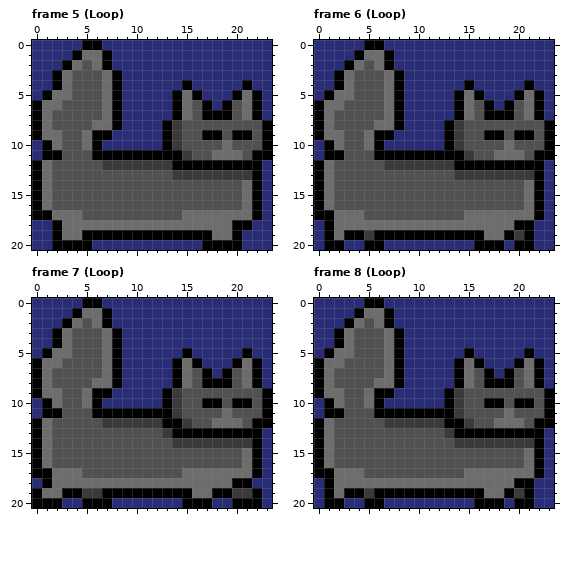
Pixel-art file: c64_katt.aseprite. The picture above is the old version.
24x21 pixels, 8 frames. Shown: frame 5 (Loop), frame 6 (Loop), frame 7 (Loop), frame 8 (Loop). The commit also changed other frames, which this record leaves out.
After:
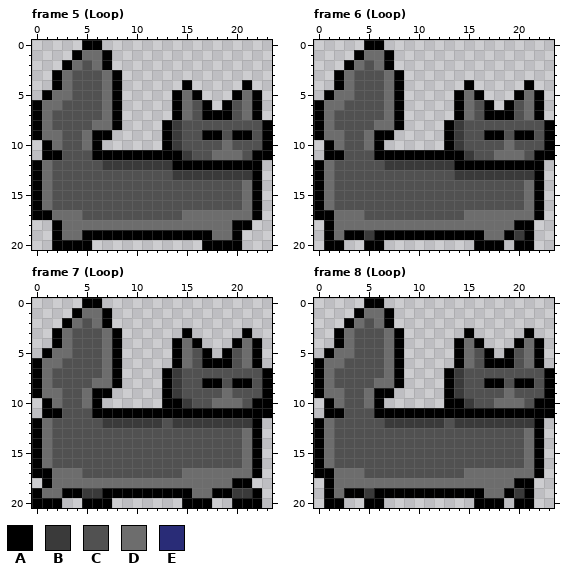
Palette (. is transparent): A #000000  B #3a3a3a  C #515151  D #6d6d6d  E #292c77
Edits made:
layer "Layer 2" removed
Changed rows in their new state; - is an unchanged pixel.
Frame 5 (Loop):
first column x 0:
 0 .....--.................
 1 ....----................
 2 ...-----................
 3 ..-------...............
 4 ..-------......-.....-..
 5 .--------.....---...---.
 6 ---------.....----.----.
 7 ---------.....---------.
 8 ---------....-----------
 9 --------.....-----------
10 .------......-----------
11 .-----------------------
12 -----------------------.
13 -----------------------.
14 -----------------------.
15 -----------------------.
16 -----------------------.
17 -----------------------.
18 ..--------------------..
19 ..-------------------...
20 ..----...........----...
Frame 6 (Loop):
first column x 0:
 0 .....--.................
 1 ....----................
 2 ...-----................
 3 ..-------...............
 4 ..-------......-.....-..
 5 .--------.....---...---.
 6 ---------.....----.----.
 7 ---------.....---------.
 8 ---------....-----------
 9 --------.....-----------
10 .------......-----------
11 .-----------------------
12 -----------------------.
13 -----------------------.
14 -----------------------.
15 -----------------------.
16 -----------------------.
17 -----------------------.
18 .---------------------..
19 .---------------------..
20 .--..--.........---.--..
Frame 7 (Loop):
first column x 0:
 0 .....--.................
 1 ....----................
 2 ...-----................
 3 ..-------......A.....A..
 4 ..-------.....ADA...ADA.
 5 .--------.....ADCA.ACDA.
 6 ---------.....--CAAAC--.
 7 ---------....ABC-CCC-CCA
 8 ---------....ABC---CAACA
 9 --------.....------D----
10 .------......-AB-CDDDCA-
11 .-------------AAAAAAAAA-
12 -------------CB-BBBBBB-.
13 -------------CCCCCCCCD-.
14 --------------CCCCCCCD-.
15 -----------------------.
16 -----------------------.
17 -----------------------.
18 .---------------------..
19 -----------------------.
20 ---..---.......---..---.
Frame 8 (Loop):
first column x 0:
 0 .....--.................
 1 ....----................
 2 ...-----................
 3 ..-------......A.....A..
 4 ..-------.....ADA...ADA.
 5 .--------.....ADCA.ACDA.
 6 ---------.....--CAAAC--.
 7 ---------....ABC-CCC-CCA
 8 ---------....ABC---CAACA
 9 --------.....------D----
10 .------......-AB-CDDDCA-
11 .-------------AAAAAAAAA-
12 -------------CB-BBBBBB-.
13 -------------CCCCCCCCD-.
14 --------------CCCCCCCD-.
15 -----------------------.
16 -----------------------.
17 -----------------------.
18 .---------------------..
19 .---------------------..
20 .--..--.........---.--..
